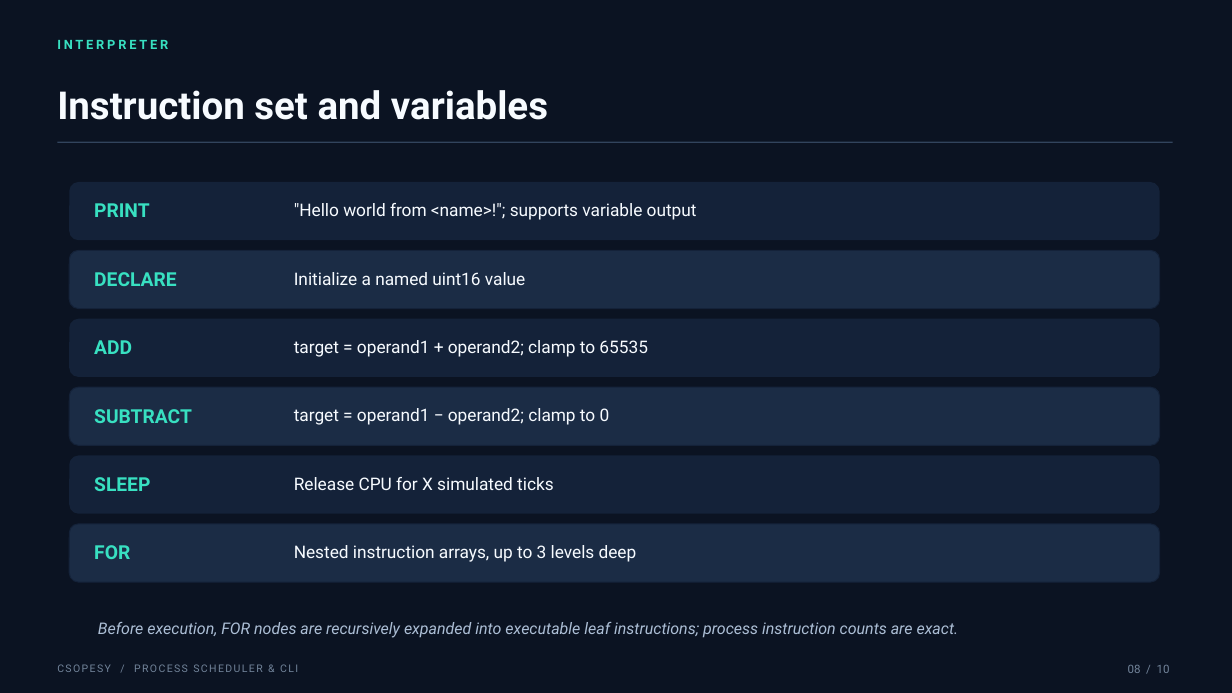
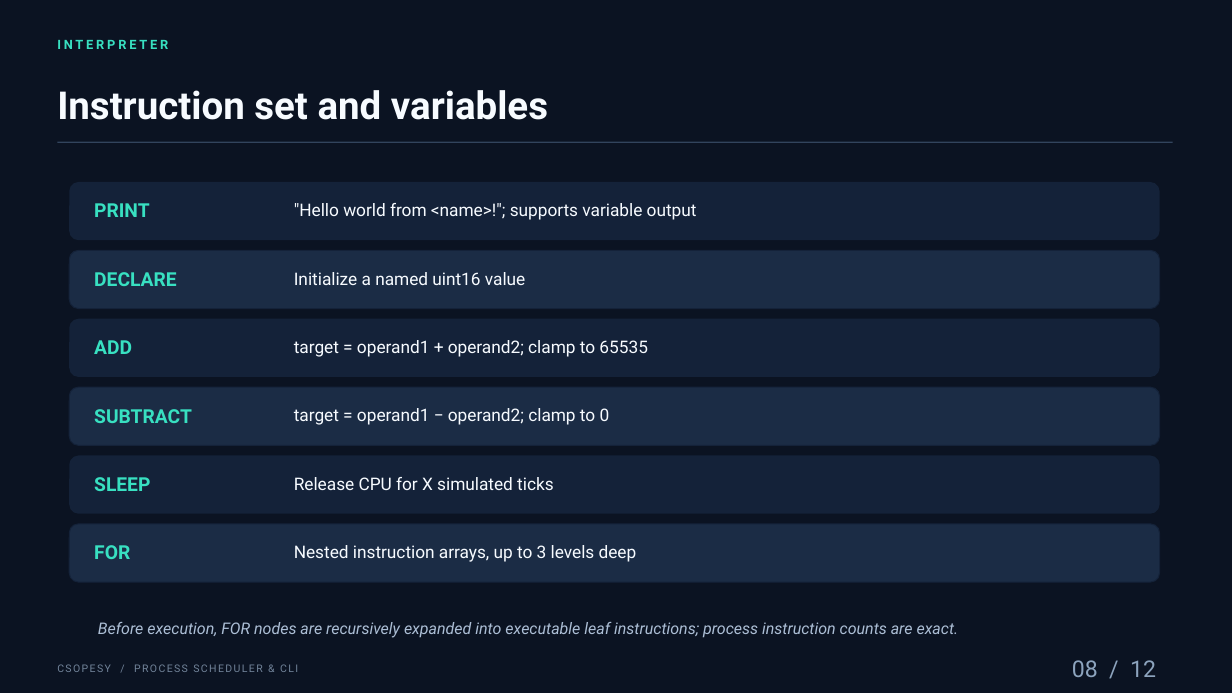
Before and after one commit to mysteriouskimsajaang/Process-Scheduler-CLI, a slide deck: slide 8 of Technical_Report.pptx. Drawn at 1232x693 pixels with LibreOffice and Linux fonts; fonts in the diff are those of the drawing. Boxes give left, top, right and bottom in pixels: in the first picture for what was removed or moved away, otherwise in the second. Text is boxed around its words. In the diff, an @@ line names an element or a change of style, - is before the commit and + after.

```diff
--- a/Technical_Report.pptx
+++ b/Technical_Report.pptx
@@ text at [1072,660,1156,677]: text changed; size 9 to 18 pt; text colour #718399 to #8DA4BE @@
-08 / 10
+08 / 12
```
Also in this commit, not shown: 9 other slides changed, 2 slides added.
